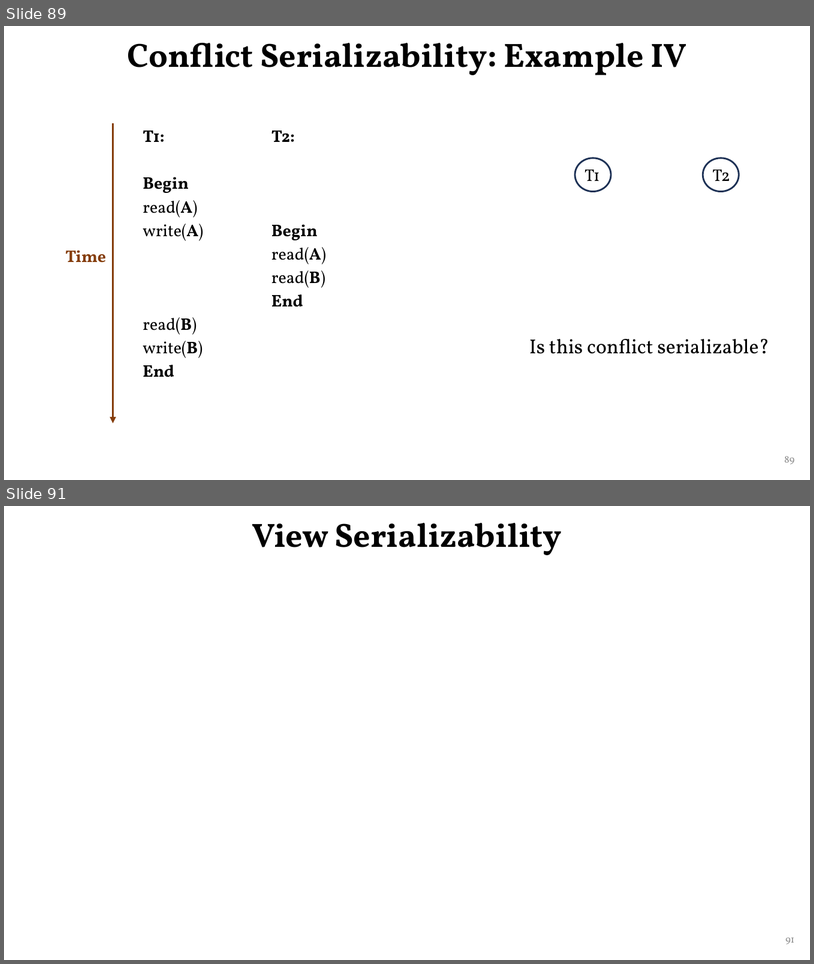
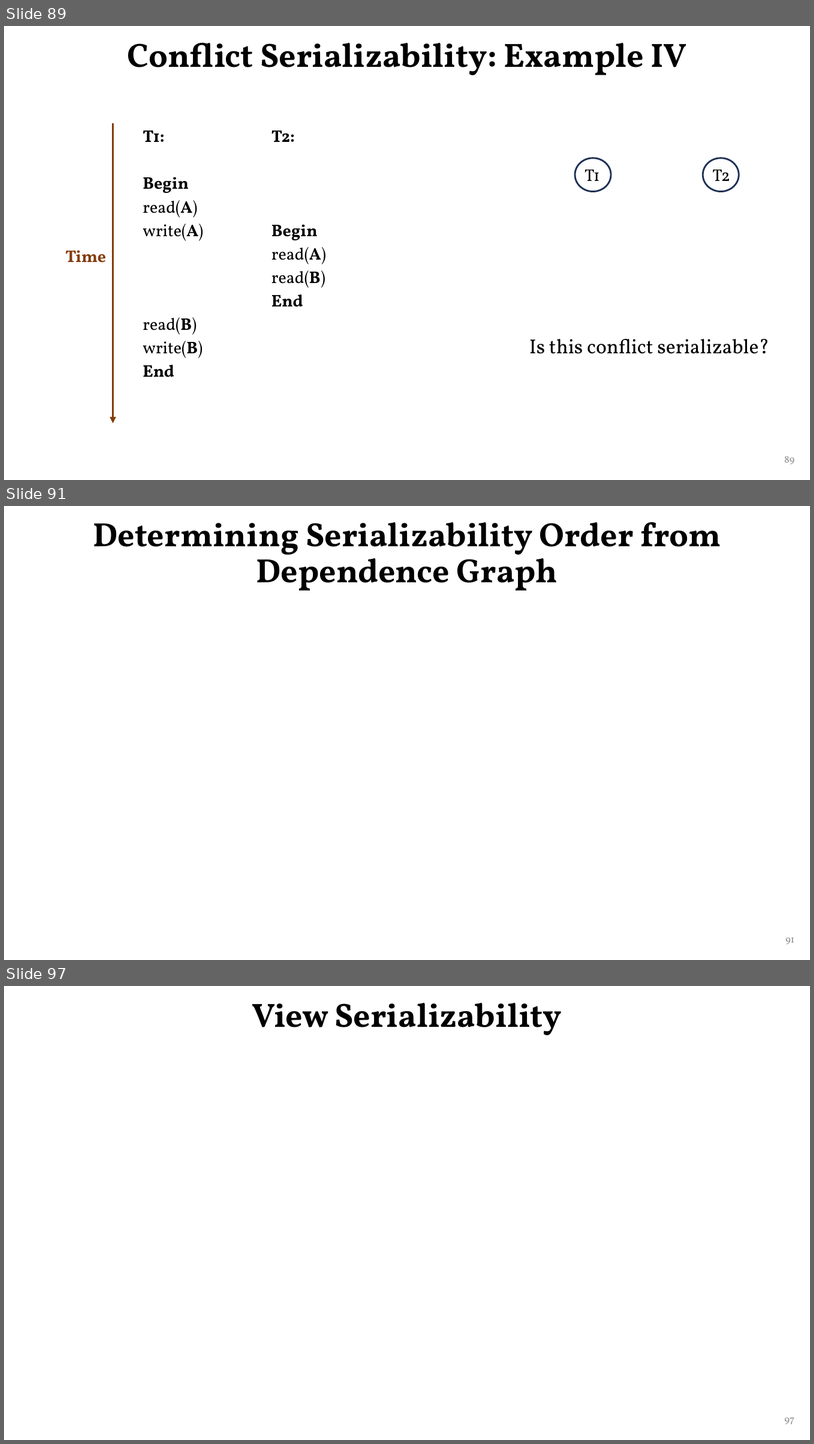
Before and after one commit to gupta-suyash/gupta-suyash.github.io, a slide deck: assets/files/cs451-551-fall24/db-class11.pptx. Shown one above the other, each under a label of ours: slides 89 and 91 before the commit, slides 89, 91 and 97 after it; the slides between them are not shown. The pictures are 814x964 and 814x1444 pixels, drawn with LibreOffice and Linux fonts; fonts in the diff are those of the drawing. Boxes give left, top, right and bottom in pixels: in the first picture for what was removed or moved away, otherwise in the second. Text is boxed around its words. In the diff, an @@ line names an element or a change of style, - is before the commit and + after.

```diff
--- a/assets/files/cs451-551-fall24/db-class11.pptx
+++ b/assets/files/cs451-551-fall24/db-class11.pptx
@@ slide 91 added at (x1=4, y1=506, x2=810, y2=960), background #FFFFFF @@
@@ title added at (x1=93, y1=522, x2=721, y2=591), 40 pt, text #000000, bold @@
+Determining Serializability Order from Dependence Graph
@@ page number added at (x1=786, y1=937, x2=795, y2=944), 12 pt, text #8C8C8C @@
+91
@@ what was slide 91 is now slide 97 @@
@@ page number at (x1=785, y1=1417, x2=795, y2=1424): text changed @@
-91
+97
```
Also in this commit, not shown: 8 slides changed, 5 other slides added, 2 other files.
